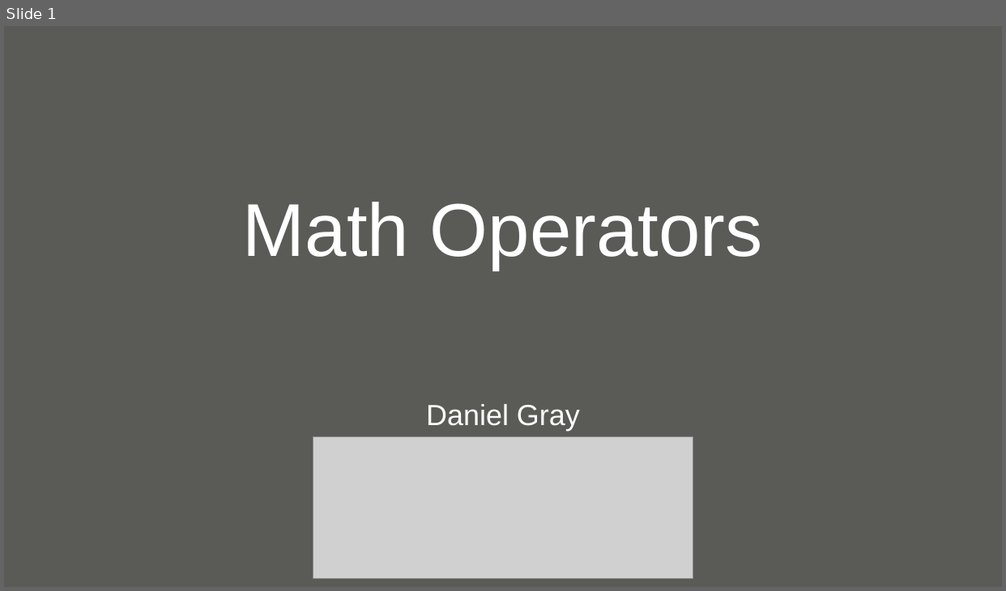
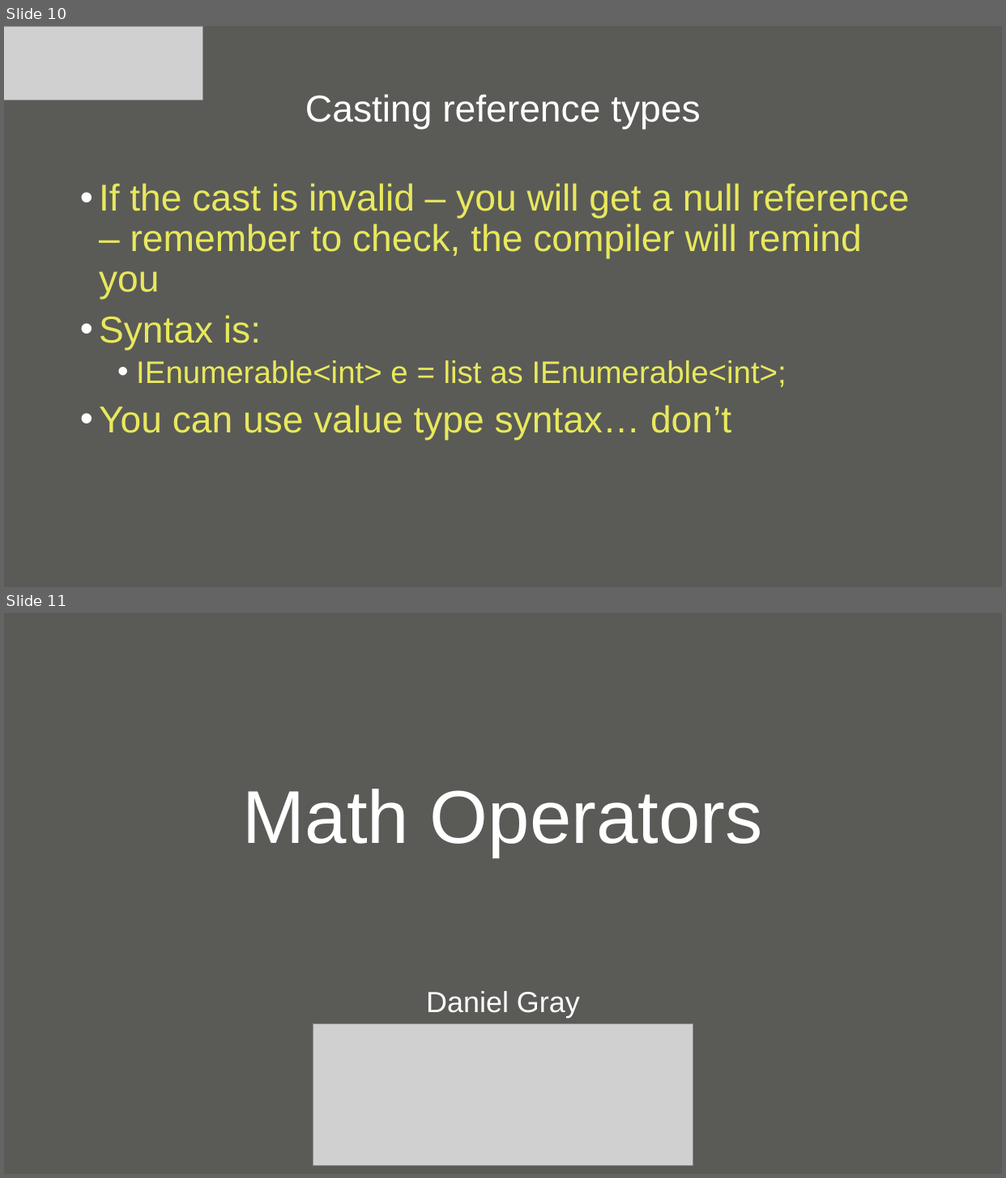
Before and after one commit to null-loop/net-training, a slide deck: CSharpAndDotNet-Part3.odp. Shown one above the other, each under a label of ours: slide 1 before the commit, slides 10 and 11 after it. The pictures are 1006x591 and 1006x1178 pixels, drawn with LibreOffice and Linux fonts; fonts in the diff are those of the drawing; grey boxes stand for pictures; background and template pictures are left out. Boxes give left, top, right and bottom in pixels: in the first picture for what was removed or moved away, otherwise in the second. Text is boxed around its words. In the diff, an @@ line names an element or a change of style, - is before the commit and + after.

Commit message:
Updated power point to include casting + casting code + split + HelloWorldWinForms

```diff
--- a/CSharpAndDotNet-Part3.odp
+++ b/CSharpAndDotNet-Part3.odp
@@ slide 10 added at [4,26,1002,587], background #5A5B57 @@
@@ picture added at [4,26,203,100] @@
@@ title added at [305,94,700,130], 36 pt, text #FFFFFF @@
+Casting reference types
@@ text added at [99,183,910,440], 36 pt, text #E8E85D @@
+• If the cast is invalid – you will get a null reference – remember to check, the compiler will remind you
+• Syntax is:
+  • IEnumerable<int> e = list as IEnumerable<int>;
+• You can use value type syntax… don’t
@@ what was slide 1 is now slide 11 @@
```
Also in this commit, not shown: 1 slide changed, 9 other slides added, 1 slide removed, 22 other files.
